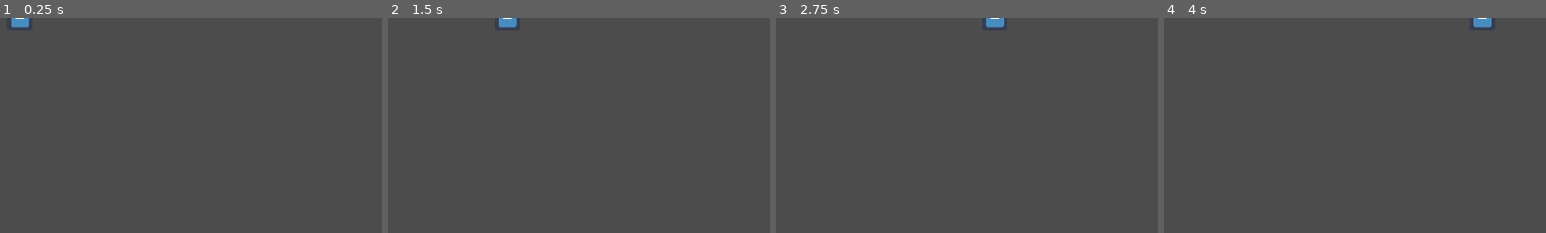
Above: before the commit, frames 1-4 (left to right).
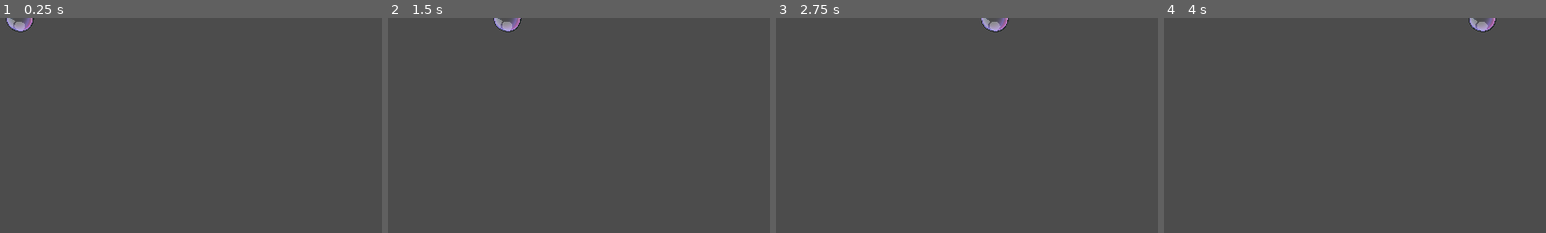
Above: after the commit, the same moments.

Repository: moisesjbc/global-jam-01-2025
Game: Godot game, scene res://gameplay/bubble/bubble.tscn
Same seed, same stepped clock (60 frames per second), same inputs: the game is played once before the commit and once after it. This scene is started directly instead of the project's main scene. The engine's default icon, where the game draws it, is replaced by a stand-in: a white triangle on a blue panel in a dark square.
Inputs (mouse positions are % of the whole screen's width and height, from its top left):
- Up to frame 1 (0.25 s): no input
- Up to frame 2 (1.5 s): move the mouse to (72, 45) at 0.52 s; hold Right (ui_right) 0.53-1.28 s; move the mouse to (30, 55) at 1.27 s; hold Down (ui_down) from 1.28 s (still down)
- Up to frame 3 (2.75 s): move the mouse to (60, 28) at 2.02 s; release Down (ui_down) at 2.03 s; hold Right (ui_right) from 2.03 s (still down)
- Up to frame 4 (4 s): move the mouse to (45, 70) at 2.77 s; release Right (ui_right) at 2.78 s; hold Up (ui_up) 2.78-3.53 s; move the mouse to (80, 65) at 3.52 s; hold Left (ui_left) from 3.53 s (still down)
The pictures show only the part of the screen within x 0-50%, y 0-50%; the shares and areas given below are measured in that part.

The runs differ from the first frame. In frame 1, 0.4% of the frame differs, in the area x 1-9%, y 0-7%; in frame 2, 0.4%; in frame 3, 0.4%; in frame 4, 0.4%, in the area x 79-87%, y 0-7%.

Commit message:
Add bubble sprite

Diff:
--- a/godot-project/gameplay/bubble/bubble.tscn
+++ b/godot-project/gameplay/bubble/bubble.tscn
@@ -1,6 +1,6 @@
 [gd_scene load_steps=5 format=2]
 
-[ext_resource path="res://icon.png" type="Texture" id=1]
+[ext_resource path="res://gameplay/bubble/BURBUJA burbuja_fantasiosa@2x.png" type="Texture" id=1]
 [ext_resource path="res://gameplay/bubble/bubble.gd" type="Script" id=2]
 [ext_resource path="res://gameplay/bubble/01 BurbujaSpawn.ogg" type="AudioStream" id=3]
 
@@ -13,6 +13,7 @@
 script = ExtResource( 2 )
 
 [node name="sprite" type="Sprite" parent="."]
+scale = Vector2( 0.1, 0.1 )
 texture = ExtResource( 1 )
 
 [node name="collision_shape" type="CollisionShape2D" parent="."]
Binary file added: godot-project/gameplay/bubble/BURBUJA burbuja_fantasiosa@2x.png
Not shown, added: godot-project/gameplay/bubble/BURBUJA burbuja_fantasiosa@2x.png.import
